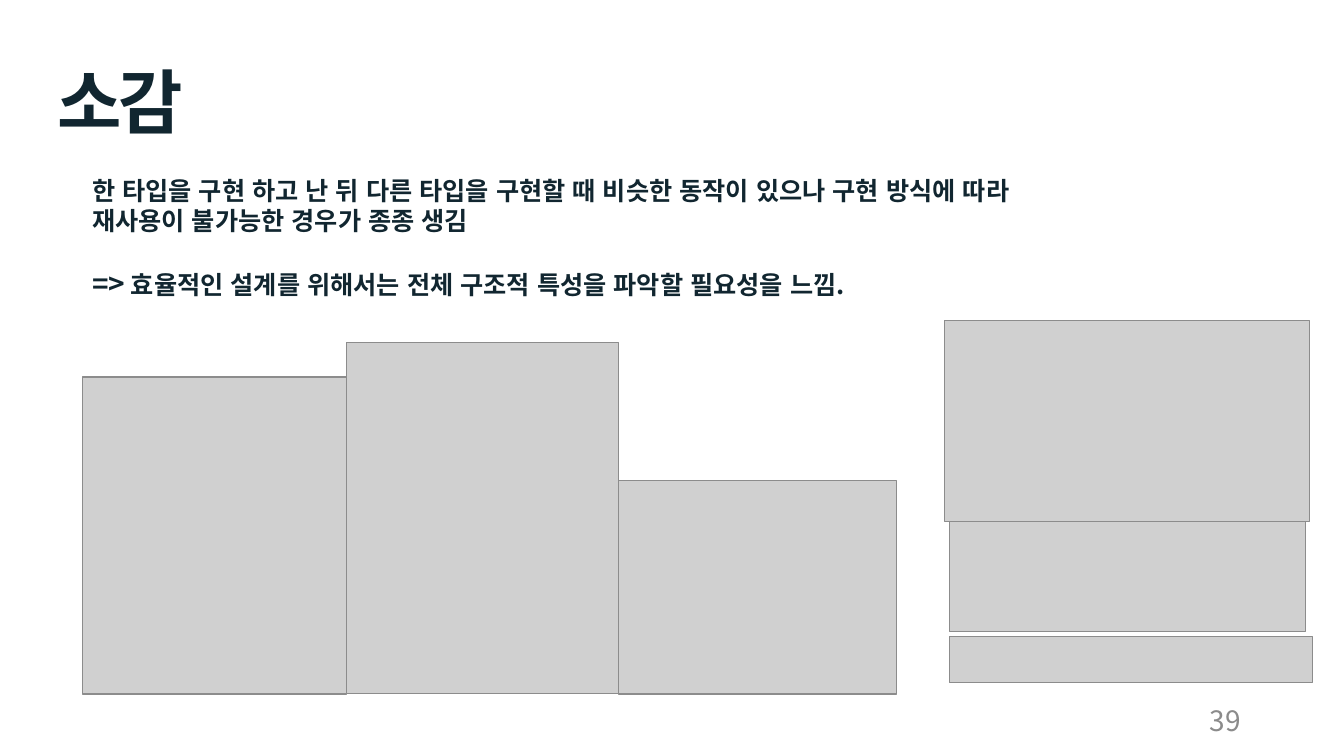
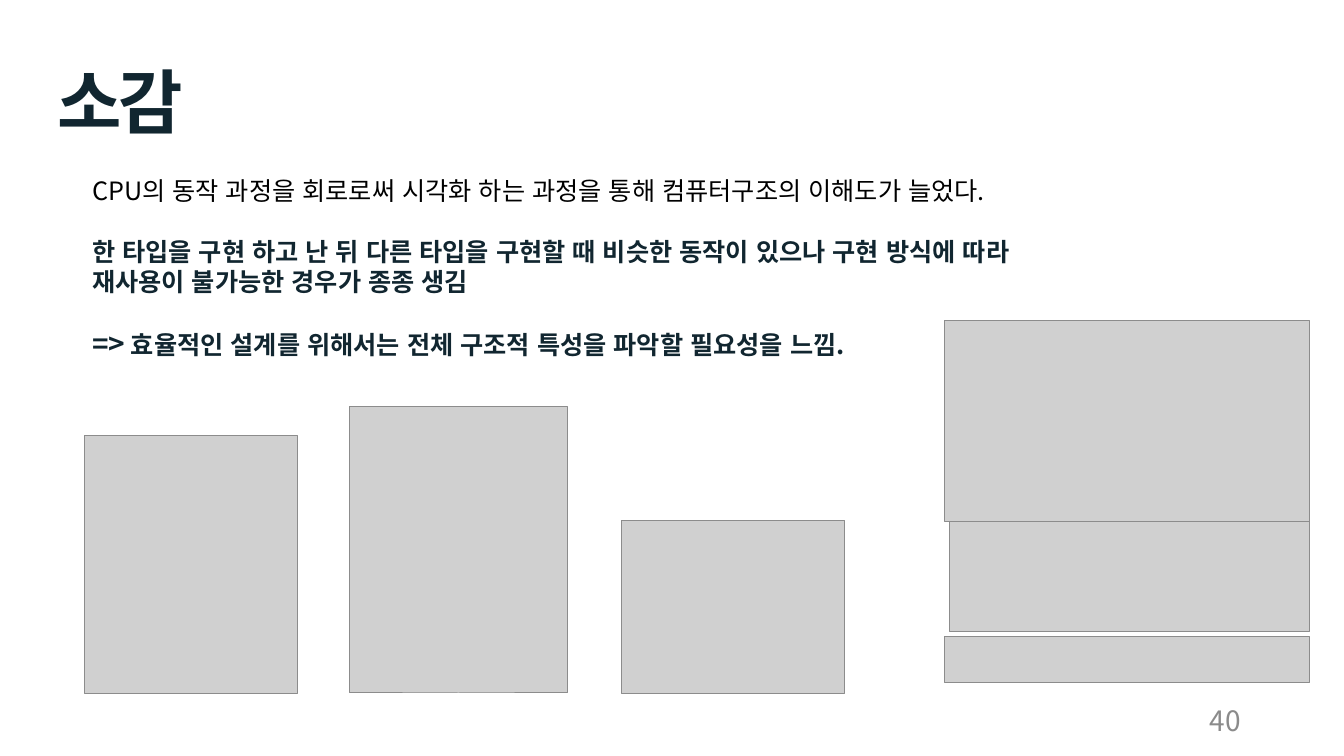
Before and after one commit to cong2738/my_RISC-V, a slide deck: slide 40 of Single Cycle RISC-V 발표_박호윤.pptx (slide 39 before the commit). Drawn at 1344x756 pixels with LibreOffice and Linux fonts; fonts in the diff are those of the drawing; grey boxes stand for pictures. Boxes give left, top, right and bottom in pixels: in the first picture for what was removed or moved away, otherwise in the second. Text is boxed around its words. In the diff, an @@ line names an element or a change of style, - is before the commit and + after.

```diff
--- a/Single Cycle RISC-V 발표_박호윤.pptx
+++ b/Single Cycle RISC-V 발표_박호윤.pptx
@@ text at [92,179,985,202]: paragraph added @@
+CPU의 동작 과정을 회로로써 시각화 하는 과정을 통해 컴퓨터구조의 이해도가 늘었다.
@@ picture: place and size @@
-picture at [347,343,619,695]
+picture at [349,407,568,694]
@@ picture: place and size @@
-picture at [82,377,346,695]
+picture at [85,436,297,694]
@@ picture: place and size @@
-picture at [619,481,897,694]
+picture at [621,520,845,694]
@@ picture: place and size @@
-picture at [950,516,1306,632]
+picture at [950,516,1310,632]
@@ picture: place and size @@
-picture at [950,637,1313,684]
+picture at [945,637,1310,684]
@@ page number at [1210,710,1241,731]: text changed @@
-39
+40
```
Also in this commit, not shown: 13 other slides changed, 1 slide added, 7 other files.
